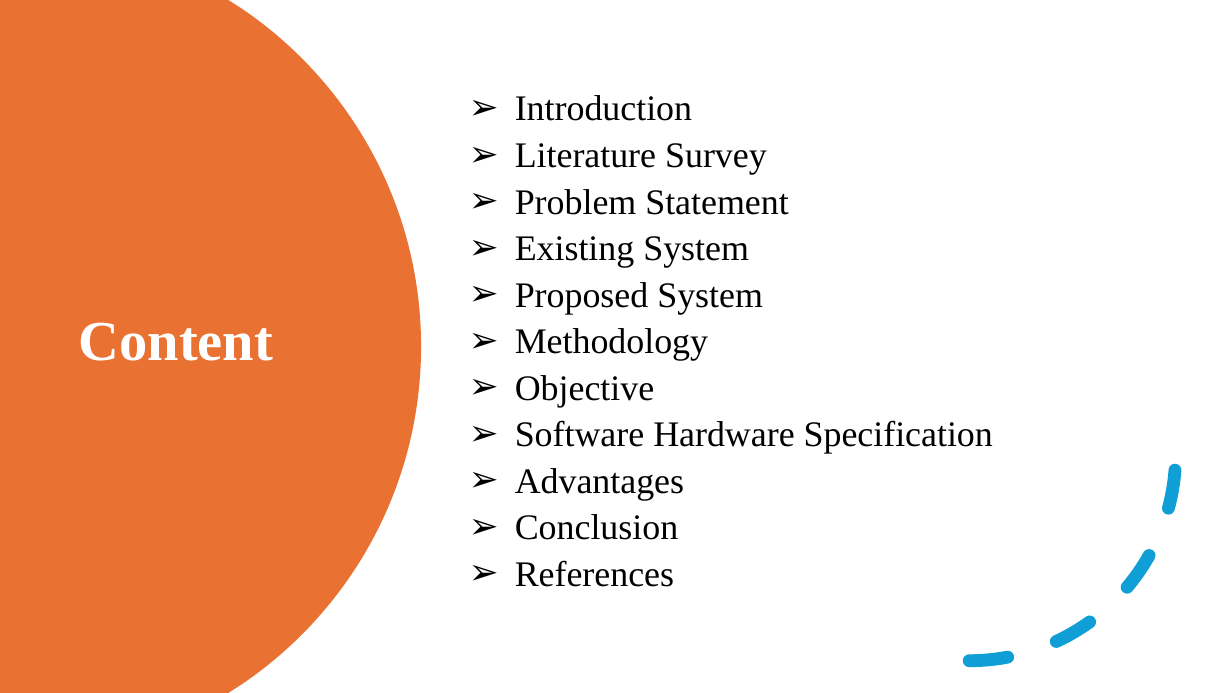
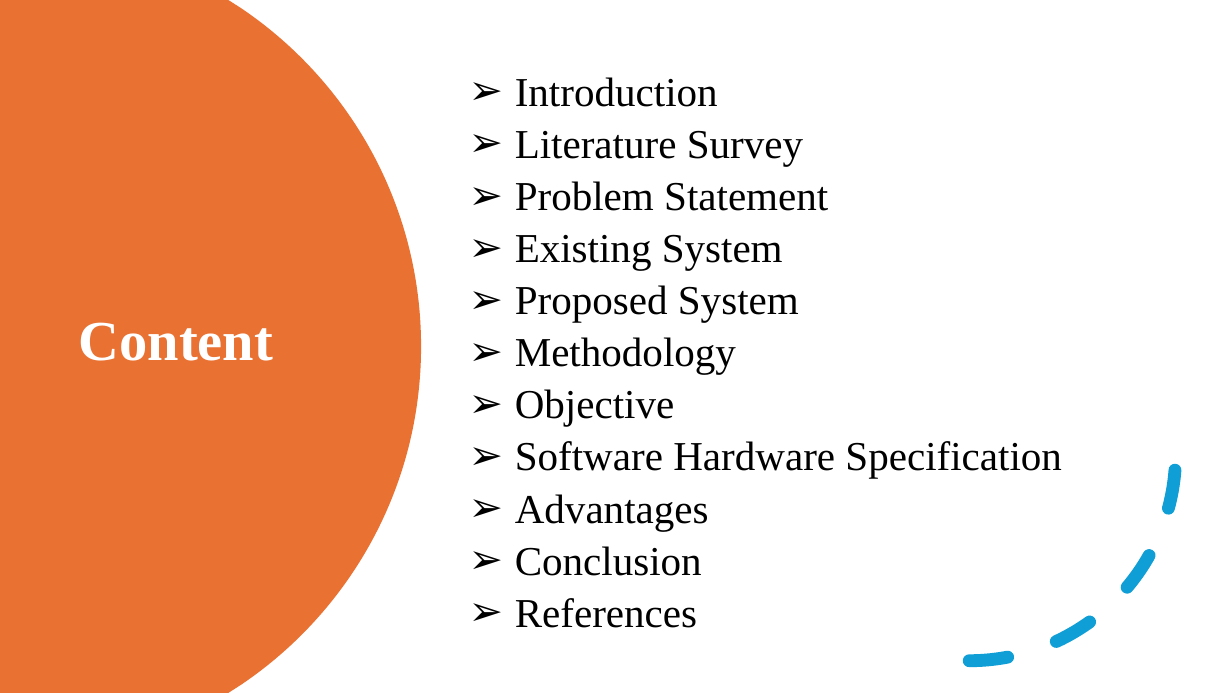
Before and after one commit to sanketbodakhe68/finel-year-projet, a slide deck: slide 2 of PPT/finel ppt.pptx. Drawn at 1232x693 pixels with LibreOffice and Linux fonts; fonts in the diff are those of the drawing. Boxes give left, top, right and bottom in pixels: in the first picture for what was removed or moved away, otherwise in the second. Text is boxed around its words. In the diff, an @@ line names an element or a change of style, - is before the commit and + after.

```diff
--- a/PPT/finel ppt.pptx
+++ b/PPT/finel ppt.pptx
@@ text "Introduction": place and size @@
-text "Introduction" at (515, 95, 993, 587)
+text "Introduction" at (515, 77, 1062, 628)
@@ text "Introduction" at (515, 77, 1062, 628): size 28 to 32 pt @@
```
Also in this commit, not shown: 7 other slides changed, 1 other file.
